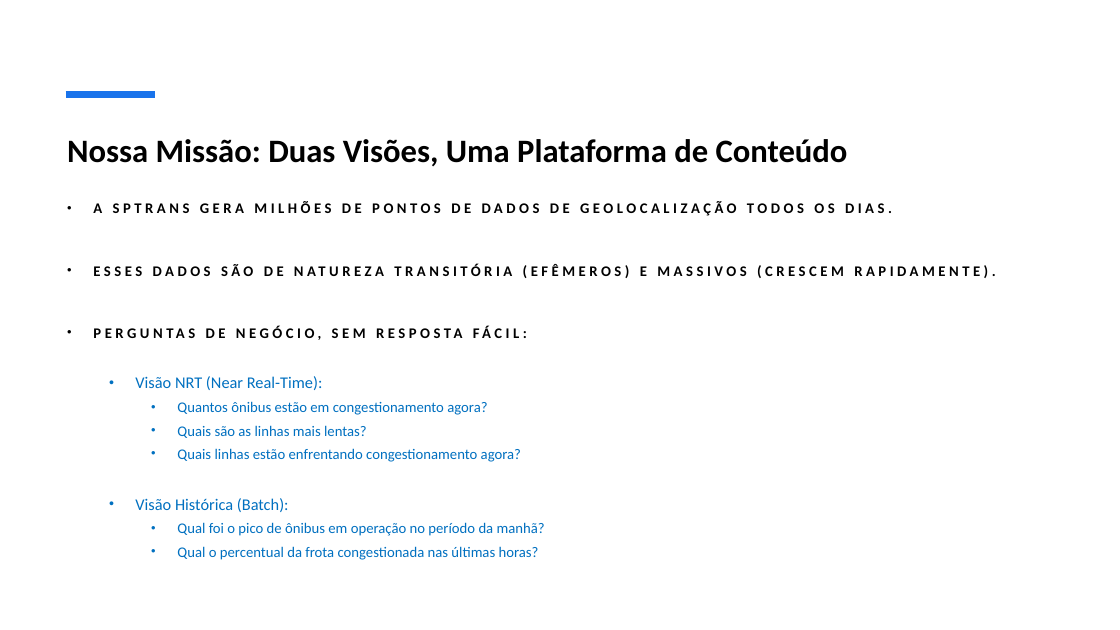
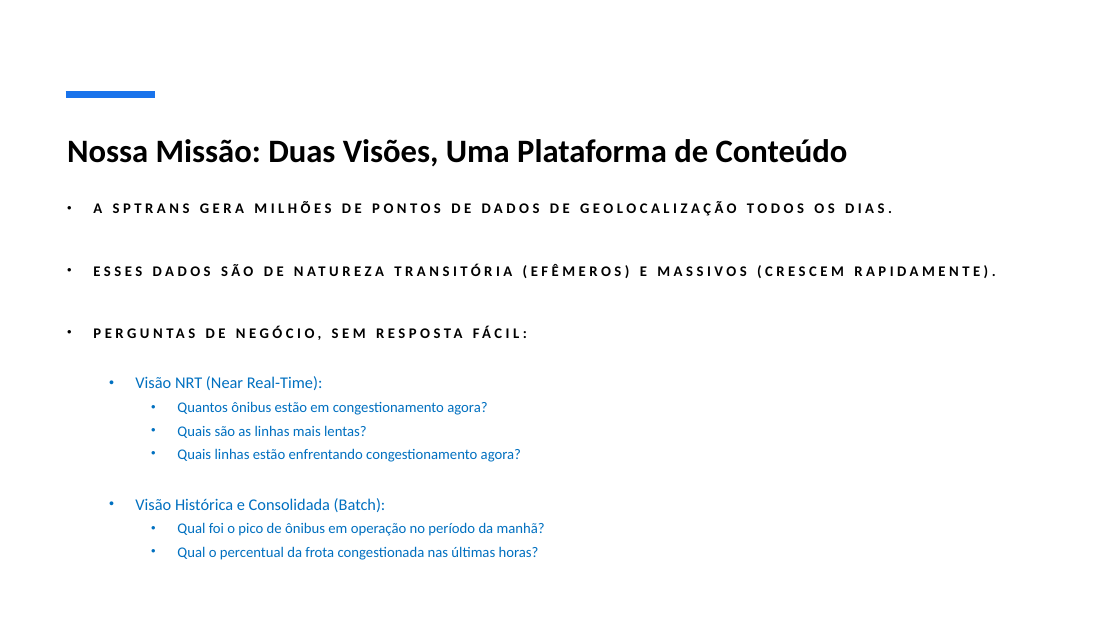
Before and after one commit to guilhermepepa/FIA-Projeto-Final, a slide deck: slide 2 of documentacoes/Apresentação_Projeto_Final.pptx. Drawn at 1120x630 pixels with LibreOffice and Linux fonts; fonts in the diff are those of the drawing. Boxes give left, top, right and bottom in pixels: in the first picture for what was removed or moved away, otherwise in the second. Text is boxed around its words. In the diff, an @@ line names an element or a change of style, - is before the commit and + after.

```diff
--- a/documentacoes/Apresentação_Projeto_Final.pptx
+++ b/documentacoes/Apresentação_Projeto_Final.pptx
@@ subtitle at (135,498,386,512): text changed @@
-  • Visão Histórica (Batch):
+  • Visão Histórica e Consolidada (Batch):
```
Also in this commit, not shown: 1 other slide changed.
